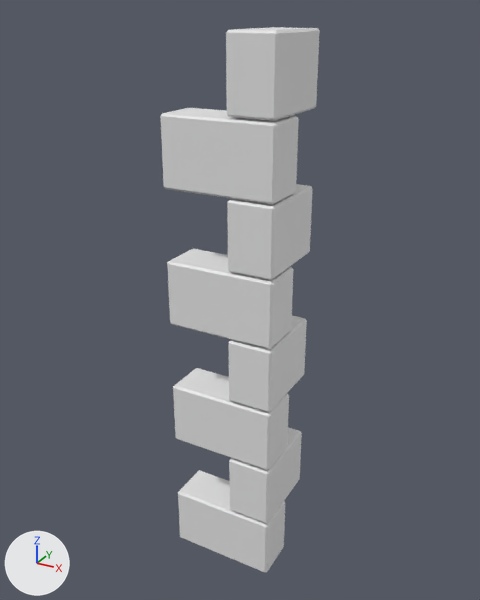
The FBX model Assets/Art/Models/Architecture/V2/V2_Corner_Quoin_R.fbx: old version first, new version second.
Rendered twice from a 50 mm lens placed at (1.6, -2.9, 3.29), pointed at (-0.13, 0.24, 1.72). Arrows for +X, +Y and +Z are at lower left; the lights stay in place. The older version comes first. Where no turn or scale is listed for an object, it has been applied to the vertices.

Objects in the first picture: 'V2_Corner_Quoin_R'.
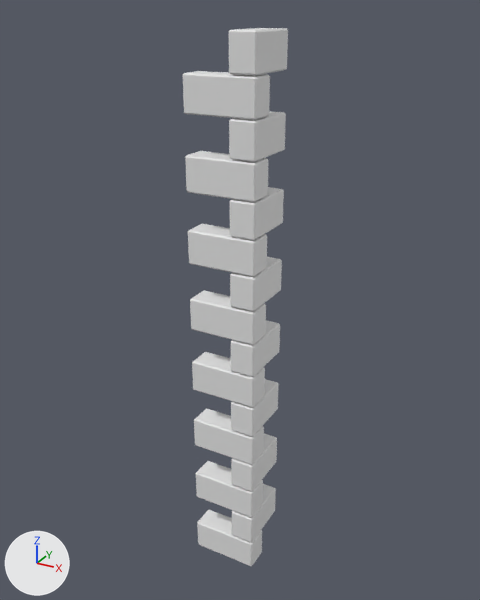
The change, as a diff of the scene's bpy script:
```diff
--- a/Assets/Art/Models/Architecture/V2/V2_Corner_Quoin_R.fbx.py
+++ b/Assets/Art/Models/Architecture/V2/V2_Corner_Quoin_R.fbx.py
@@ me_v2_corner_quoin_r @@
-me_v2_corner_quoin_r.from_pydata(...)  # 192 vertices, 208 faces; spans x -0.44..0.22, y -0.05..0.44, z 0.01..3.2
+me_v2_corner_quoin_r.from_pydata(...)  # 384 vertices, 416 faces; spans x -0.3..0.11, y -0.04..0.3, z 0.01..3.2
+# me_v2_corner_quoin_r part 1: the loose piece of 24 vertices spanning x -0.05..0.22, y -0.05..0.44, z 0.41..0.8 is scaled about its middle by (0.549, 0.695, 0.49), then moved by (-0.05, -0.07, -0.3)
+# me_v2_corner_quoin_r part 2: the loose piece of 24 vertices spanning x -0.44..0.22, y -0.05..0.22, z 0.81..1.2 is scaled about its middle by (0.62, 0.549, 0.49), then moved by (0.01, -0.05, -0.5)
+# me_v2_corner_quoin_r part 3: the loose piece of 24 vertices spanning x -0.05..0.22, y -0.05..0.44, z 1.21..1.6 is scaled about its middle by (0.549, 0.695, 0.49), then moved by (-0.05, -0.07, -0.7)
+# me_v2_corner_quoin_r part 4: the loose piece of 24 vertices spanning x -0.44..0.22, y -0.05..0.22, z 1.61..2.0 is scaled about its middle by (0.62, 0.549, 0.49), then moved by (0.01, -0.05, -0.9)
+# me_v2_corner_quoin_r part 5: the loose piece of 24 vertices spanning x -0.05..0.22, y -0.05..0.44, z 2.01..2.4 is scaled about its middle by (0.549, 0.695, 0.49), then moved by (-0.05, -0.07, -1.1)
+# me_v2_corner_quoin_r part 6: the loose piece of 24 vertices spanning x -0.44..0.22, y -0.05..0.22, z 2.41..2.8 is scaled about its middle by (0.62, 0.549, 0.49), then moved by (0.01, -0.05, -1.3)
+# me_v2_corner_quoin_r part 7: the loose piece of 24 vertices spanning x -0.05..0.22, y -0.05..0.44, z 2.81..3.2 is scaled about its middle by (0.549, 0.695, 0.49), then moved by (-0.05, -0.07, -1.5)
+# me_v2_corner_quoin_r part 8: the loose piece of 24 vertices spanning x -0.44..0.22, y -0.05..0.22, z 1.61..2.0 is copied, and the copy is scaled about its middle by (0.62, 0.549, 0.49), then moved by (0.01, -0.05, -0.1); it spans x -0.3..0.11, y -0.04..0.11, z 1.61..1.8
+# me_v2_corner_quoin_r part 9: the loose piece of 24 vertices spanning x -0.44..0.22, y -0.05..0.22, z 1.61..2.0 is copied, and the copy is scaled about its middle by (0.216, 1.3, 0.49), then moved by (0.14, 0.05, 0.1); it spans x -0.04..0.11, y -0.04..0.3, z 1.81..2.0
+# me_v2_corner_quoin_r part 10: the loose piece of 24 vertices spanning x -0.44..0.22, y -0.05..0.22, z 1.61..2.0 is copied, and the copy is scaled about its middle by (0.62, 0.549, 0.49), then moved by (0.01, -0.05, 0.3); it spans x -0.3..0.11, y -0.04..0.11, z 2.01..2.2
+# me_v2_corner_quoin_r part 11: the loose piece of 24 vertices spanning x -0.05..0.22, y -0.05..0.44, z 2.01..2.4 is copied, and the copy is scaled about its middle by (0.549, 0.695, 0.49), then moved by (-0.05, -0.06, 0.1); it spans x -0.04..0.11, y -0.04..0.3, z 2.21..2.4
+# me_v2_corner_quoin_r part 12: the loose piece of 24 vertices spanning x -0.44..0.22, y -0.05..0.22, z 2.41..2.8 is copied, and the copy is scaled about its middle by (0.62, 0.549, 0.49), then moved by (0.01, -0.05, -0.1); it spans x -0.3..0.11, y -0.04..0.11, z 2.41..2.6
+# me_v2_corner_quoin_r part 13: the loose piece of 24 vertices spanning x -0.44..0.22, y -0.05..0.22, z 2.41..2.8 is copied, and the copy is scaled about its middle by (0.216, 1.3, 0.49), then moved by (0.14, 0.05, 0.1); it spans x -0.04..0.11, y -0.04..0.3, z 2.61..2.8
+# me_v2_corner_quoin_r part 14: the loose piece of 24 vertices spanning x -0.44..0.22, y -0.05..0.22, z 2.41..2.8 is copied, and the copy is scaled about its middle by (0.62, 0.549, 0.49), then moved by (0.01, -0.05, 0.3); it spans x -0.3..0.11, y -0.04..0.11, z 2.81..3.0
+# me_v2_corner_quoin_r part 15: the loose piece of 24 vertices spanning x -0.05..0.22, y -0.05..0.44, z 2.81..3.2 is copied, and the copy is scaled about its middle by (0.549, 0.695, 0.49), then moved by (-0.05, -0.06, 0.1); it spans x -0.04..0.11, y -0.04..0.3, z 3.01..3.2
+# me_v2_corner_quoin_r part 16: the loose piece of 24 vertices spanning x -0.44..0.22, y -0.05..0.22, z 0.01..0.4 is scaled about its middle by (0.62, 0.549, 0.49), then moved by (0.01, -0.05, -0.1)
 me_v2_corner_quoin_r.materials.append(mat_trim)
```

What differs and where, as boxes [x1, y1, x2, y2] in the pictures (480 x 600 px; the box of a moved part takes in the faces that stretch with it):
'V2_Corner_Quoin_R', reshaped (34% narrower): before [160, 27, 320, 573]; after [183, 28, 288, 566]
part 1 of me_v2_corner_quoin_r, moved or reshaped: before [229, 427, 302, 523]; after [232, 484, 276, 542]
part 2 of me_v2_corner_quoin_r, moved or reshaped: before [173, 368, 289, 470]; after [196, 461, 263, 517]
part 3 of me_v2_corner_quoin_r, moved or reshaped: before [228, 316, 307, 412]; after [231, 434, 277, 491]
part 4 of me_v2_corner_quoin_r, moved or reshaped: before [167, 249, 293, 349]; after [194, 408, 264, 464]
part 5 of me_v2_corner_quoin_r, moved or reshaped: before [227, 184, 313, 280]; after [231, 379, 279, 436]
part 6 of me_v2_corner_quoin_r, moved or reshaped: before [160, 108, 299, 204]; after [192, 352, 265, 407]
part 7 of me_v2_corner_quoin_r, moved or reshaped: before [226, 27, 320, 121]; after [231, 320, 280, 377]
part 8 of me_v2_corner_quoin_r, added: after [190, 290, 266, 345]
part 9 of me_v2_corner_quoin_r, added: after [230, 257, 282, 312]
part 10 of me_v2_corner_quoin_r, added: after [188, 224, 267, 277]
part 11 of me_v2_corner_quoin_r, added: after [230, 187, 284, 240]
part 12 of me_v2_corner_quoin_r, added: after [185, 151, 269, 202]
part 13 of me_v2_corner_quoin_r, added: after [229, 111, 286, 162]
part 14 of me_v2_corner_quoin_r, added: after [183, 71, 270, 120]
part 15 of me_v2_corner_quoin_r, added: after [229, 28, 288, 75]
part 16 of me_v2_corner_quoin_r, moved or reshaped: before [178, 470, 285, 573]; after [197, 510, 262, 566]
